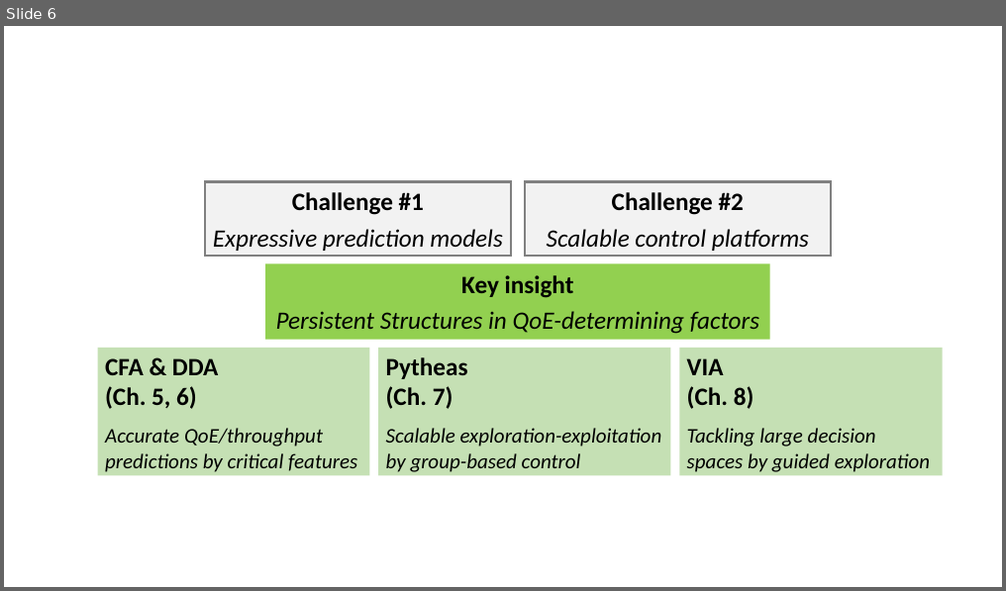
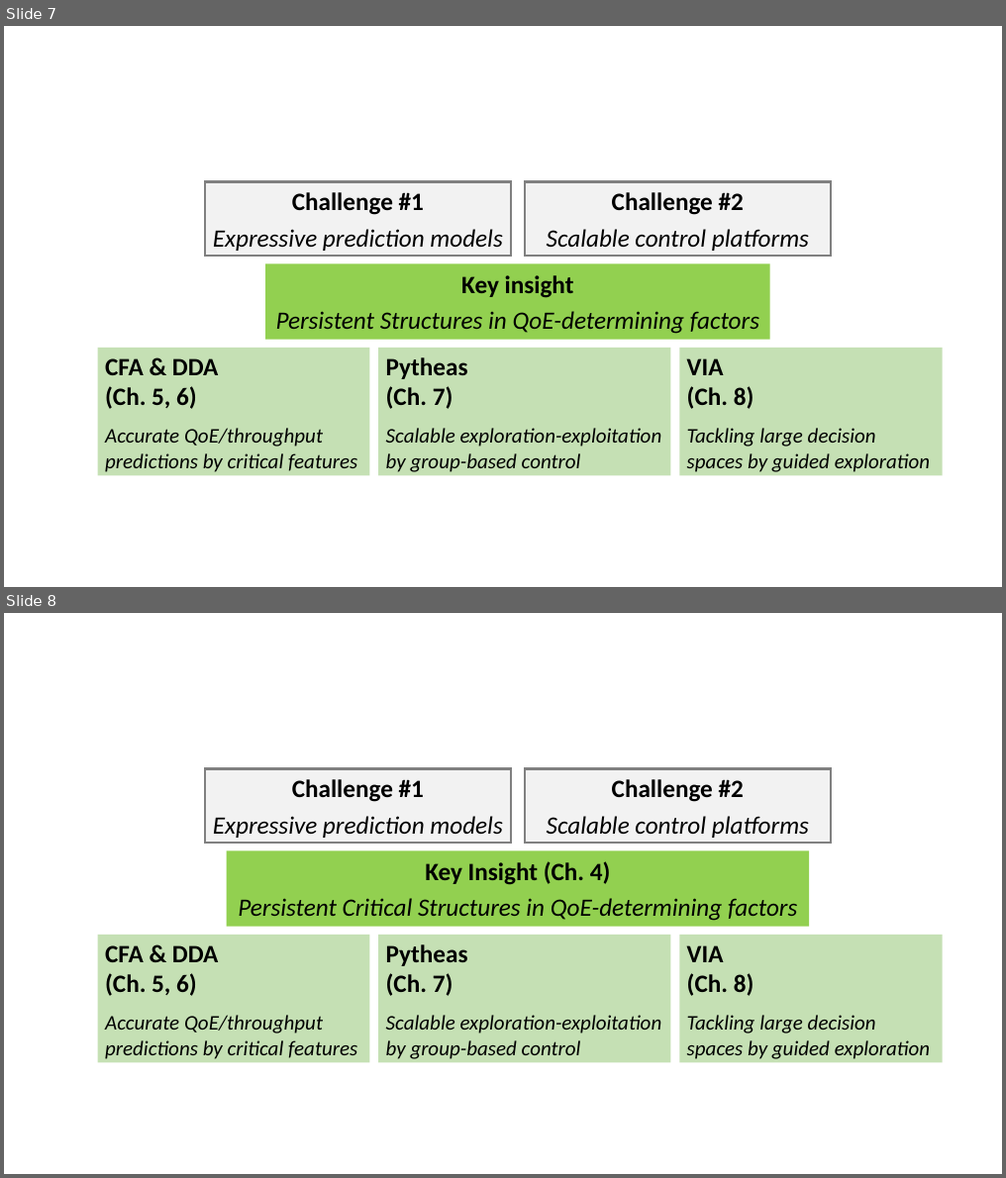
Before and after one commit to junchenj/PhD-Thesis, a slide deck: figures.pptx. Shown one above the other, each under a label of ours: slide 6 before the commit, slides 7 and 8 after it. The pictures are 1006x591 and 1006x1178 pixels, drawn with LibreOffice and Linux fonts; fonts in the diff are those of the drawing. Boxes give left, top, right and bottom in pixels: in the first picture for what was removed or moved away, otherwise in the second. Text is boxed around its words. In the diff, an @@ line names an element or a change of style, - is before the commit and + after.

```diff
--- a/figures.pptx
+++ b/figures.pptx
@@ slide 8 added at <box>4,613,1002,1174</box>, background #FFFFFF @@
@@ rectangle added at <box>205,768,511,843</box>, fill #F2F2F2, outline #808080 2.25 pt, 24 pt, text #000000, italic @@
+Challenge #1
+Expressive prediction models
@@ rectangle added at <box>525,768,832,843</box>, fill #F2F2F2, outline #808080 2.25 pt, 24 pt, text #000000, italic @@
+Challenge #2
+Scalable control platforms
@@ rectangle added at <box>227,851,809,927</box>, fill #92D050, 24 pt, text #000000, italic @@
+Key Insight (Ch. 4)
+Persistent Critical Structures in QoE-determining factors
@@ rectangle added at <box>98,935,369,1063</box>, fill #C5E0B4, 20 pt, text #000000, italic @@
+CFA & DDA
+(Ch. 5, 6)
+Accurate QoE/throughput predictions by critical features
@@ rectangle added at <box>378,935,670,1063</box>, fill #C5E0B4, 20 pt, text #000000, italic @@
+Pytheas
+(Ch. 7)
+Scalable exploration-exploitation by group-based control
@@ rectangle added at <box>680,935,943,1063</box>, fill #C5E0B4, 20 pt, text #000000, italic @@
+VIA
+(Ch. 8)
+Tackling large decision spaces by guided exploration
@@ what was slide 6 is now slide 7 @@
```
Also in this commit, not shown: 9 other slides added, 22 other files.
